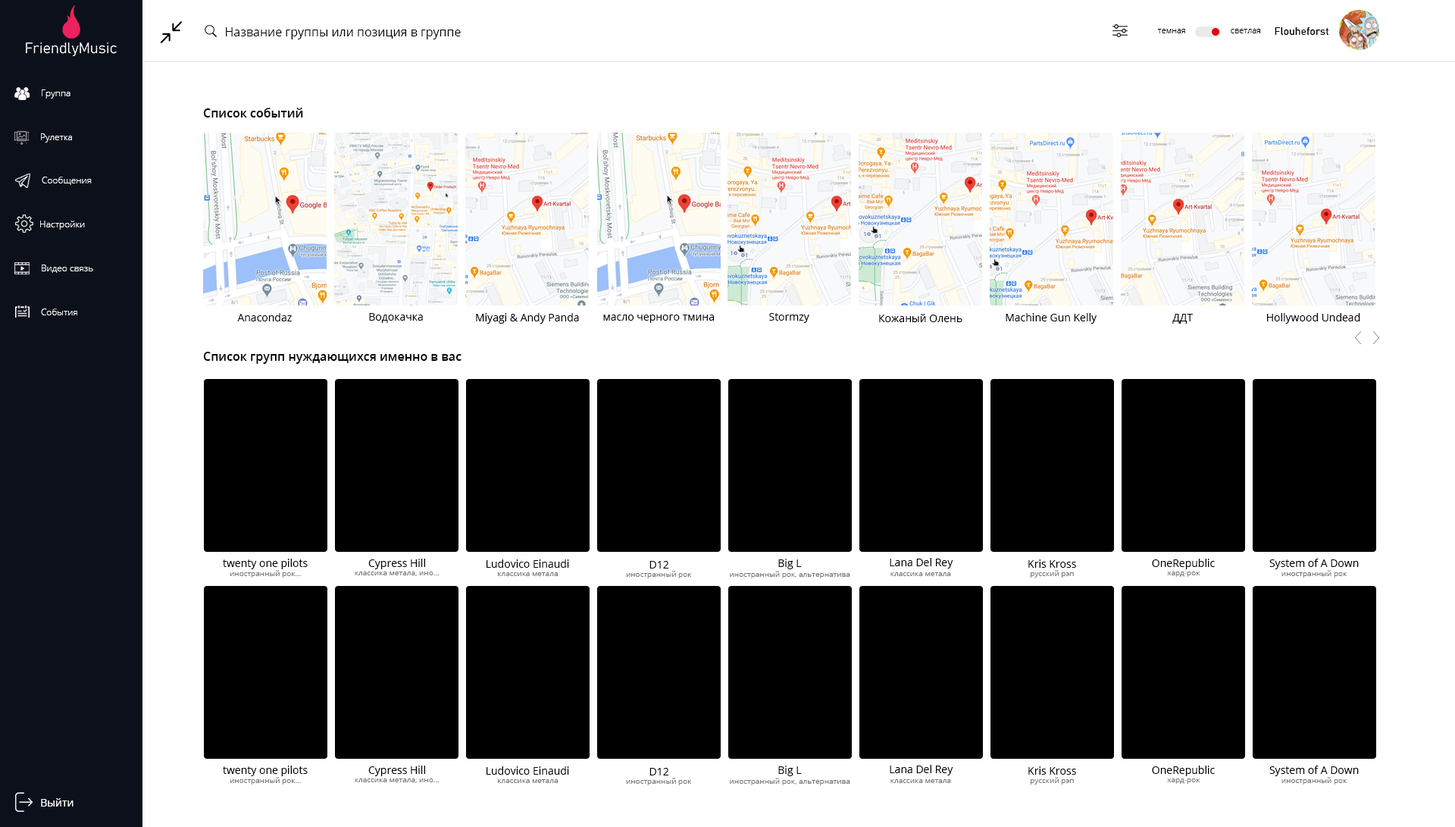
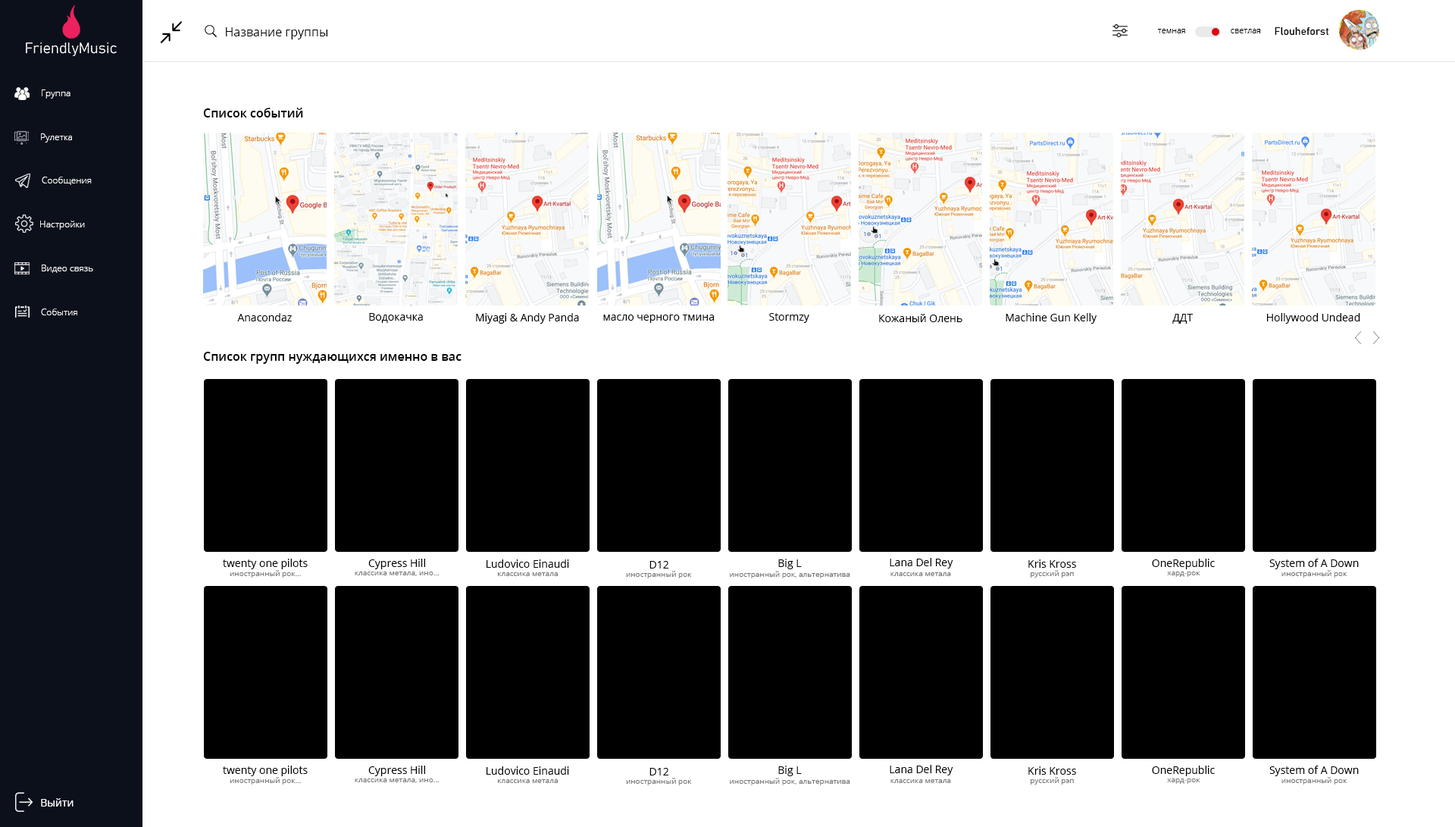
Layered file, before and after one edit (1455px x 827px). Changes by layer:
renamed "Название группы или позиция в группе" to "Название группы", painted on it over bbox(331, 29, 461, 40)
